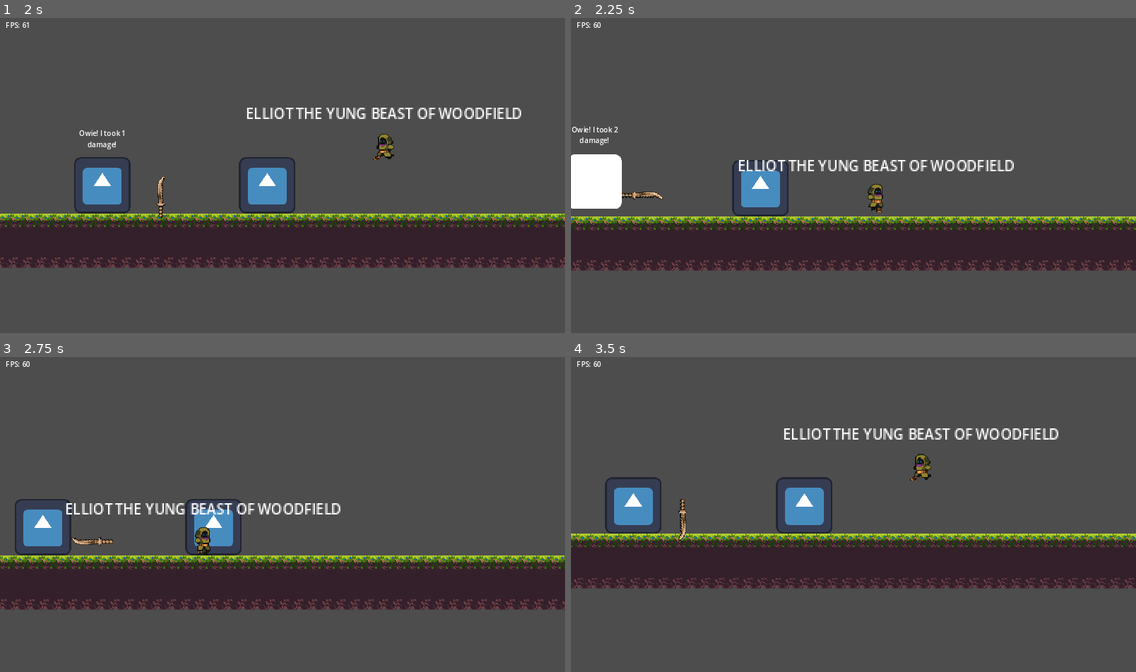
Above: before the commit, frames 1-4 (two rows, left to right).
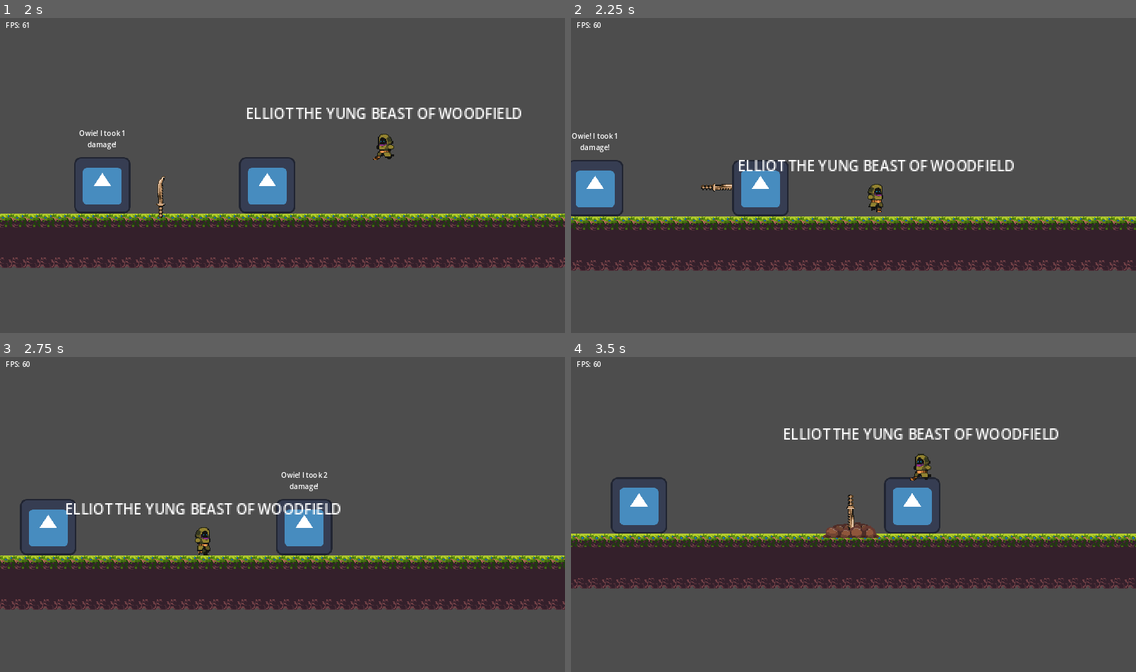
Above: after the commit, the same moments.

Repository: humding3r/BodyBlade
Game: Godot game, scene res://main.tscn
Two runs of this game, one before a commit and one after it. Both use one fixed random seed, a clock stepped at 60 frames per second and the inputs below. The engine's default icon, where the game draws it, is replaced by a stand-in: a white triangle on a blue panel in a dark square.
Inputs (mouse positions are in pixels of both pictures, inside the frame that each line leads up to):
- Up to frame 1 (2 s): tap Enter at 0.5 s; move the mouse to (406, 159) at 0.52 s; press the mouse at (406, 159) at 0.53 s; hold D (move_right) from 0.53 s (still down); tap Space (jump) at 0.77, 1.52 s; move the mouse to (169, 191) at 1.27 s; release the mouse at (169, 191) at 1.28 s; right-click (169, 191) at 1.35 s
- Up to frame 2 (2.25 s): move the mouse to (910, 103) at 2.02 s; release D (move_right) at 2.03 s; press the mouse at (910, 103) at 2.03 s; hold A (move_left) from 2.03 s (still down)
- Up to frame 3 (2.75 s): keep holding A (move_left)
- Up to frame 4 (3.5 s): move the mouse to (825, 577) at 2.77 s; release A (move_left) at 2.78 s; release the mouse at (825, 577) at 2.78 s; hold D (move_right) from 2.78 s (still down); right-click (825, 577) at 2.85 s; tap Space (jump) at 3.02 s

Frame 1 is identical in both runs. In frame 2, 2.0% of the frame differs, in the area x 0-29%, y 34-64%; in frame 3, 2.6%; in frame 4, 3.2%, in the area x 6-66%, y 38-59%.

Commit message:
Unforce typed declarations

Diff:
--- a/Sword/State/sword_state_hold.gd
+++ b/Sword/State/sword_state_hold.gd
@@ -6,7 +6,6 @@
 func enter():
 	object.thrown_sprite.hide()
 	object.stuck_sprite.hide()
-	object.pickup_hitbox.set_deferred("disabled", true)
 	object.damage_hitbox.set_deferred("disabled", true)
 	object.freeze = true
 
--- a/Sword/State/sword_state_return.gd
+++ b/Sword/State/sword_state_return.gd
@@ -1,8 +1,17 @@
 extends SwordState
 
-@export var return_speed = 100
+@export var return_speed : int = 100
 @export var damage_value : int = 3
 @export var knockback_factor : int = 2
 
+func enter() -> void:
+	object.thrown_sprite.show()
+	object.stuck_sprite.hide()
+	object.damage_hitbox.set_deferred("disabled", false)
+	object.freeze = false
+
 func physics_process(delta) -> void:
-	pass
+	object.apply_central_impulse((object.get_parent().global_position - object.global_position).normalized() * return_speed)
+
+	if object.pickup_area.overlaps_area(object.get_parent().get_node("Area2D")):
+		change_state("hold")
--- a/Sword/thrown_sword.gd
+++ b/Sword/thrown_sword.gd
@@ -6,7 +6,7 @@
 @export var knockback_factor : int = 2
 
 @onready var collision_hitbox : CollisionShape2D = $CollisionHitbox
-@onready var pickup_hitbox : CollisionShape2D = $PickupArea/PickupHitbox
+@onready var pickup_area : Area2D = $PickupArea
 @onready var damage_hitbox : CollisionShape2D = $DamageArea/DamageHitbox
 @onready var sword_animation : AnimationPlayer = $Spin
 @onready var thrown_sprite : Sprite2D = $ThrownSprite
--- a/project.godot
+++ b/project.godot
@@ -20,11 +20,6 @@
 Global="*res://Utility/global.gd"
 PlayerVariables="*res://Utility/player_variables.gd"
 EventBus="*res://Utility/eventbus.gd"
-
-[debug]
-
-gdscript/warnings/untyped_declaration=1
-gdscript/warnings/inferred_declaration=1
 
 [display]
 
